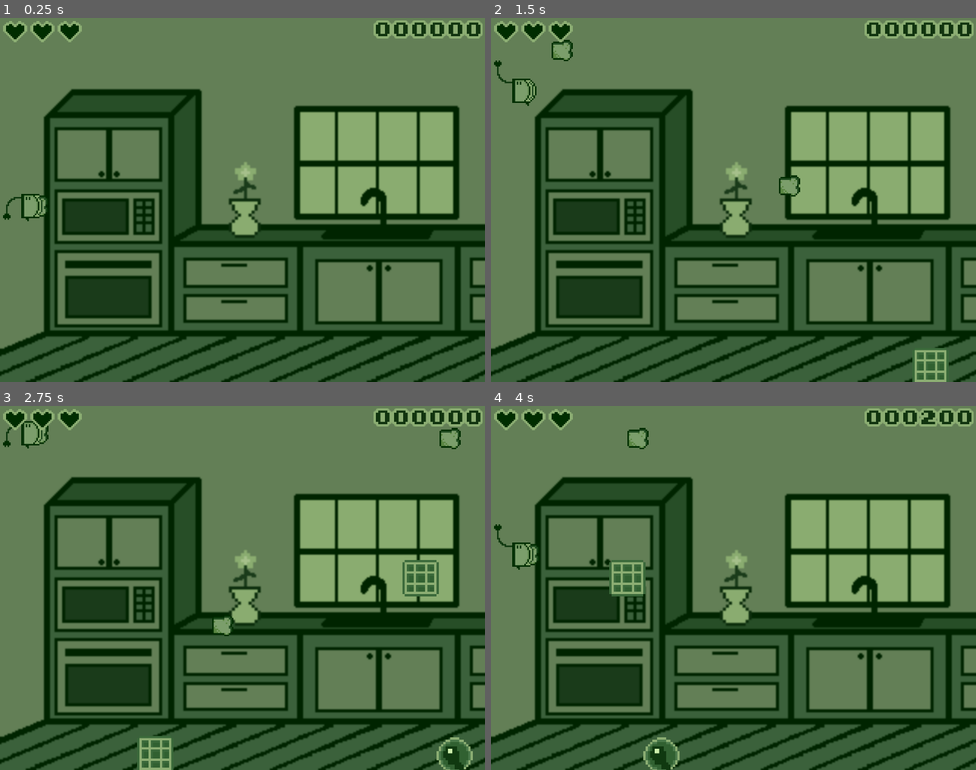
Above: before the commit, frames 1-4 (two rows, left to right).
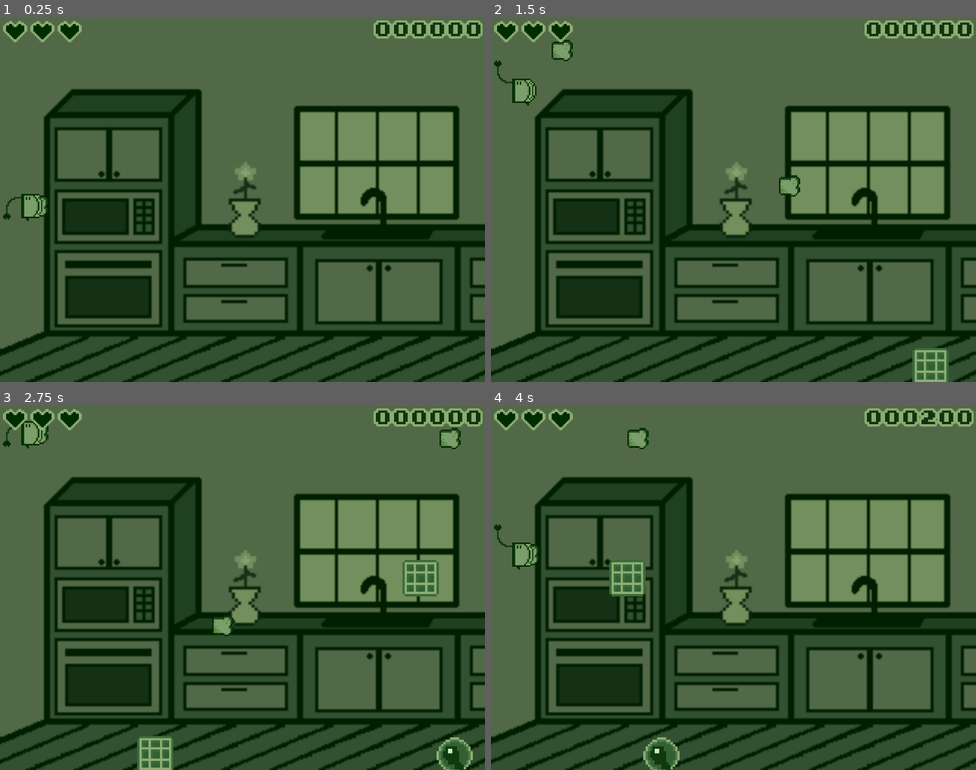
Above: after the commit, the same moments.

Repository: is386/attack-of-the-pancakes-and-waffles
Game: Godot game, scene res://src/core/main.tscn
The game is run twice, just before and just after one commit, with the same random seed, the same clock (stepped at 60 frames per second) and the same inputs.
Inputs:
- Up to frame 1 (0.25 s): no input
- Up to frame 2 (1.5 s): tap Enter at 0.5 s; hold W (move_up) 0.53-1.28 s; tap Space (shoot) at 0.6, 1.35 s; hold S (move_down) from 1.28 s (still down)
- Up to frame 3 (2.75 s): release S (move_down) at 2.03 s; hold W (move_up) from 2.03 s (still down); tap Space (shoot) at 2.1 s
- Up to frame 4 (4 s): tap Space (shoot) at 2.85, 3.6 s; release W (move_up) at 3.53 s; hold S (move_down) from 3.53 s (still down)

The runs differ from the first frame. In frame 1, 7.7% of the frame differs, in the area x 47-94%, y 26-60%; in frame 2, 7.6%; in frame 3, 7.1%; in frame 4, 7.7%.

Commit message:
add restart button

Diff:
--- a/src/core/enemy_spawner.gd
+++ b/src/core/enemy_spawner.gd
@@ -9,6 +9,8 @@
 
 
 func _ready() -> void:
+	SignalBus.toaster_died.connect(_on_toaster_died)
+
 	spawn_timer.wait_time = randf_range(1, 5)
 	spawn_timer.timeout.connect(_on_spawn_timer_timeout)
 	spawn_timer.start()
@@ -28,3 +30,7 @@
 		enemy.sprite.texture = pancake_texture
 	else:
 		enemy.sprite.texture = waffle_texture
+
+
+func _on_toaster_died() -> void:
+	queue_free()
--- a/src/core/main.tscn
+++ b/src/core/main.tscn
@@ -8,6 +8,8 @@
 [ext_resource type="Texture2D" uid="uid://dtxh3irswbk1r" path="res://assets/heart.png" id="3_w61mg"]
 [ext_resource type="FontFile" uid="uid://covtcthck5qfo" path="res://assets/gameboy.ttf" id="5_nxx65"]
 [ext_resource type="Script" uid="uid://dee3g7wqvjqcx" path="res://src/ui/score.gd" id="6_2uitn"]
+[ext_resource type="Texture2D" uid="uid://b82f7waadl0kr" path="res://assets/restart_icon.png" id="7_nlf45"]
+[ext_resource type="Script" uid="uid://cnk467bqdibm7" path="res://src/ui/restart_button.gd" id="8_2in8s"]
 
 [sub_resource type="WorldBoundaryShape2D" id="WorldBoundaryShape2D_sn2t0"]
 normal = Vector2(0, 1)
@@ -20,6 +22,18 @@
 font_color = Color(0.06666667, 0.20392157, 0.05882353, 1)
 outline_size = 6
 outline_color = Color(0.54901963, 0.68235296, 0.4509804, 1)
+
+[sub_resource type="AtlasTexture" id="AtlasTexture_2in8s"]
+atlas = ExtResource("7_nlf45")
+region = Rect2(0, 0, 16, 16)
+
+[sub_resource type="AtlasTexture" id="AtlasTexture_nlf45"]
+atlas = ExtResource("7_nlf45")
+region = Rect2(0, 0, 16, 16)
+
+[sub_resource type="AtlasTexture" id="AtlasTexture_sn2t0"]
+atlas = ExtResource("7_nlf45")
+region = Rect2(16, 0, 16, 16)
 
 [sub_resource type="ShaderMaterial" id="ShaderMaterial_ivtyw"]
 shader = ExtResource("3_ivtyw")
@@ -97,6 +111,23 @@
 horizontal_alignment = 2
 script = ExtResource("6_2uitn")
 
+[node name="RestartButton" type="TextureButton" parent="HUD" unique_id=300690061]
+visible = false
+anchors_preset = 8
+anchor_left = 0.5
+anchor_top = 0.5
+anchor_right = 0.5
+anchor_bottom = 0.5
+offset_left = -16.0
+offset_top = -16.0
+grow_horizontal = 2
+grow_vertical = 2
+scale = Vector2(2, 2)
+texture_normal = SubResource("AtlasTexture_2in8s")
+texture_pressed = SubResource("AtlasTexture_nlf45")
+texture_hover = SubResource("AtlasTexture_sn2t0")
+script = ExtResource("8_2in8s")
+
 [node name="Background" type="CanvasLayer" parent="." unique_id=867587940]
 layer = -1
 
@@ -113,4 +144,4 @@
 [node name="Black" type="ColorRect" parent="Background" unique_id=1815921060]
 offset_right = 320.0
 offset_bottom = 240.0
-color = Color(0, 0, 0, 0.19607843)
+color = Color(0, 0, 0, 0.33333334)
--- a/src/core/signal_bus.gd
+++ b/src/core/signal_bus.gd
@@ -2,3 +2,4 @@
 
 signal enemy_killed
 signal damage_taken
+signal toaster_died
--- a/src/entities/toaster.gd
+++ b/src/entities/toaster.gd
@@ -51,6 +51,7 @@
 
 
 func _on_died() -> void:
+	SignalBus.toaster_died.emit()
 	queue_free()
 
 
--- /dev/null
+++ b/src/ui/restart_button.gd
@@ -0,0 +1,15 @@
+class_name RestartButton
+extends TextureButton
+
+func _ready() -> void:
+	visible = false
+	pressed.connect(_on_pressed)
+	SignalBus.toaster_died.connect(_on_toaster_died)
+
+
+func _on_toaster_died() -> void:
+	visible = true
+
+
+func _on_pressed() -> void:
+	get_tree().reload_current_scene()
Binary file added: assets/restart_icon.png
Not shown, added: assets/restart_icon.png.import
Not shown, added: src/ui/restart_button.gd.uid
